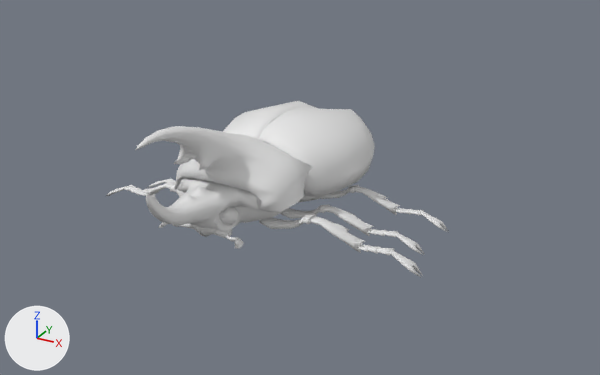
An edit to the Blender file Beetle1.blend, drawn before and after from the same camera.
Camera for both pictures: a 50 mm lens placed at (4.74, -7.95, 4.46), pointed at (0.5, -0.24, 0.6). The lights are fixed; the arrows at lower left show +X, +Y and +Z. The older version comes first. Materials are left out; every surface is plain grey.

Before the edit, the objects in view are built like this:
```python
me_circle = bpy.data.meshes.new('Circle')
me_circle.from_pydata(...)  # 145 vertices, 119 faces; spans x 0.24..3.56, y -0.68..0.9, z 0.89..1.2
me_circle.polygons.foreach_set('use_smooth', [True] * 119)
me_circle_002 = bpy.data.meshes.new('Circle.002')
me_circle_002.from_pydata(...)  # 145 vertices, 119 faces; spans x -3.56..-0.24, y -0.68..0.9, z 0.89..1.2
me_circle_002.polygons.foreach_set('use_smooth', [True] * 119)
me_cube = bpy.data.meshes.new('Cube')
me_cube.from_pydata(...)  # 722 vertices, 686 faces; spans x -0.82..0.82, y -1.61..1.59, z 0.16..1.17
me_cube.polygons.foreach_set('use_smooth', [True] * 686)
# faces by material slot: [662, 24]
me_cube.materials.append(mat_body)
me_cube.materials.append(mat_eyes)
ob_base = bpy.data.objects.new('Base', me_cube)
ob_base.location = (0.0, 0.0, 0.0)
ob_wing_l = bpy.data.objects.new('Wing.L', me_circle)
ob_wing_l.location = (0.0, 0.0, 0.0)
ob_wing_l.hide_set(True)
ob_wing_r = bpy.data.objects.new('Wing.R', me_circle_002)
ob_wing_r.location = (0.0, 0.0, 0.0)
ob_wing_r.hide_set(True)
# also in view: 'Head_Spear' at (0.0, -1.73, 0.91); 'Legs' at (0.0, -0.01, 0.27); 'Shell_Solid' at (0.0, 0.66, 0.85); 'Horn_Spear' at (0.0, -1.41, 1.22)
```
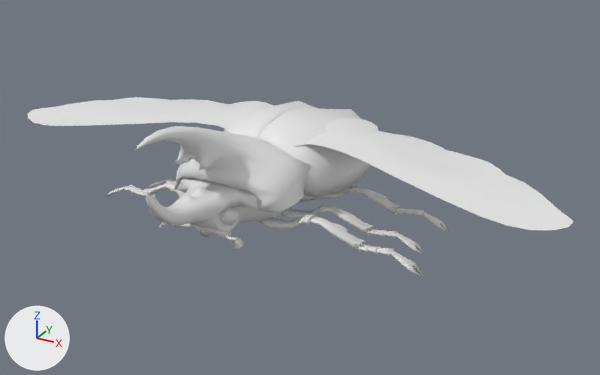
Location of each change, (x1, y1, x2, y2) in pixels of the pictures (600 x 375 px):
'Wing.L', shown
    after: (293, 118, 573, 230)
'Wing.R', shown
    after: (27, 97, 274, 133)

What changed in the scene script:
```text
Change ob_wing_l:
    remove ob_wing_l.hide_set(True)
Change ob_wing_r:
    remove ob_wing_r.hide_set(True)
```
